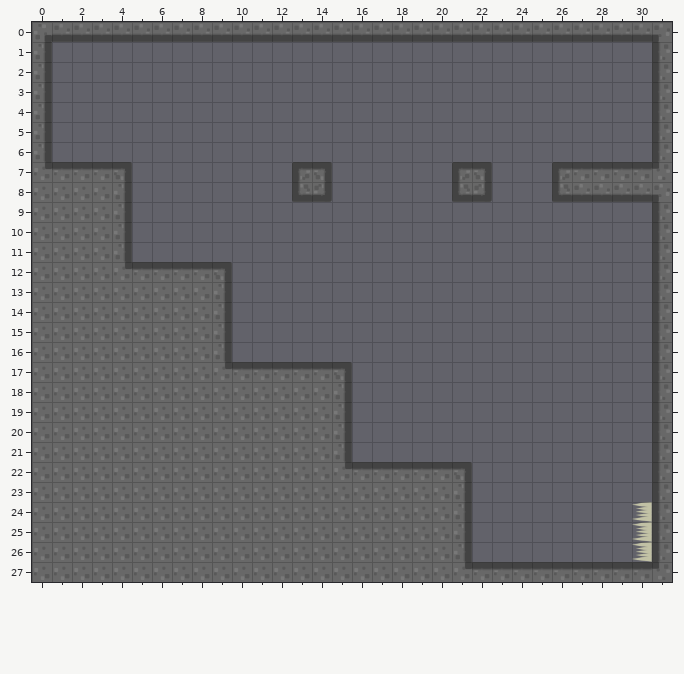
An edit to a level. Tiled map, Resources/lvl1-6.tmx. The picture above is the old version.
Cells are 50x50 px. Shown: x 0..31, y 0..27.
After:
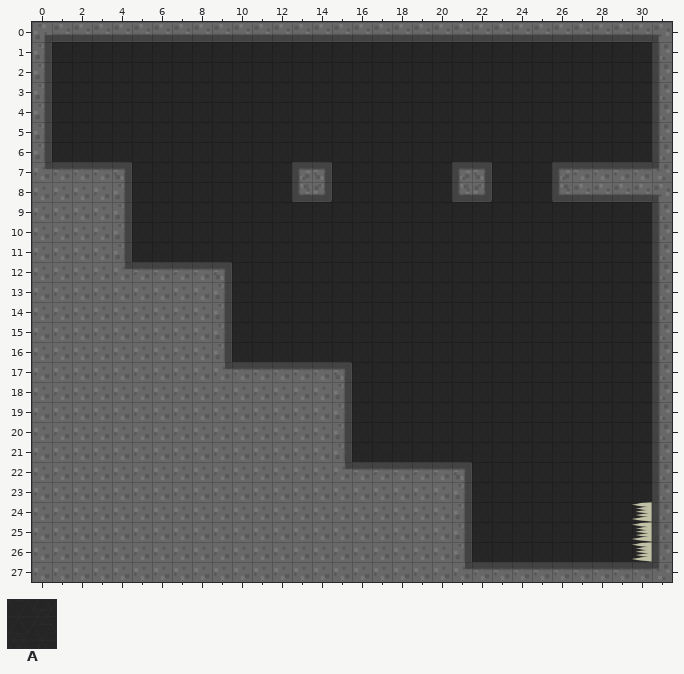
Key: from "bg": A 0.
_ is an empty cell, . an unchanged one.
Tiles of an added or newly shown layer are drawn over the layers below it.
Diff:
--- layer "bg" (added)
@@ x 1..30 @@
- 1 ______________________________
- 2 ______________________________
- 3 ______________________________
- 4 ______________________________
- 5 ______________________________
- 6 ______________________________
- 7 ....________..______..___.....
- 8 ....________..______..___.....
- 9 ....__________________________
-10 ....__________________________
-11 ....__________________________
-12 ........._____________________
-13 ........._____________________
-14 ........._____________________
-15 ........._____________________
-16 ........._____________________
-17 ..............._______________
-18 ..............._______________
-19 ..............._______________
-20 ..............._______________
-21 ..............._______________
-22 ....................._________
-23 ....................._________
-24 ....................._________
-25 ....................._________
-26 ....................._________
+ 1 AAAAAAAAAAAAAAAAAAAAAAAAAAAAAA
+ 2 AAAAAAAAAAAAAAAAAAAAAAAAAAAAAA
+ 3 AAAAAAAAAAAAAAAAAAAAAAAAAAAAAA
+ 4 AAAAAAAAAAAAAAAAAAAAAAAAAAAAAA
+ 5 AAAAAAAAAAAAAAAAAAAAAAAAAAAAAA
+ 6 AAAAAAAAAAAAAAAAAAAAAAAAAAAAAA
+ 7 ....AAAAAAAA..AAAAAA..AAA.....
+ 8 ....AAAAAAAA..AAAAAA..AAA.....
+ 9 ....AAAAAAAAAAAAAAAAAAAAAAAAAA
+10 ....AAAAAAAAAAAAAAAAAAAAAAAAAA
+11 ....AAAAAAAAAAAAAAAAAAAAAAAAAA
+12 .........AAAAAAAAAAAAAAAAAAAAA
+13 .........AAAAAAAAAAAAAAAAAAAAA
+14 .........AAAAAAAAAAAAAAAAAAAAA
+15 .........AAAAAAAAAAAAAAAAAAAAA
+16 .........AAAAAAAAAAAAAAAAAAAAA
+17 ...............AAAAAAAAAAAAAAA
+18 ...............AAAAAAAAAAAAAAA
+19 ...............AAAAAAAAAAAAAAA
+20 ...............AAAAAAAAAAAAAAA
+21 ...............AAAAAAAAAAAAAAA
+22 .....................AAAAAAAAA
+23 .....................AAAAAAAAA
+24 .....................AAAAAAAAA
+25 .....................AAAAAAAAA
+26 .....................AAAAAAAAA
Changed places in both pictures, as pixel boxes (x1, y1, x2, y2):
added: (52, 42, 652, 562)
